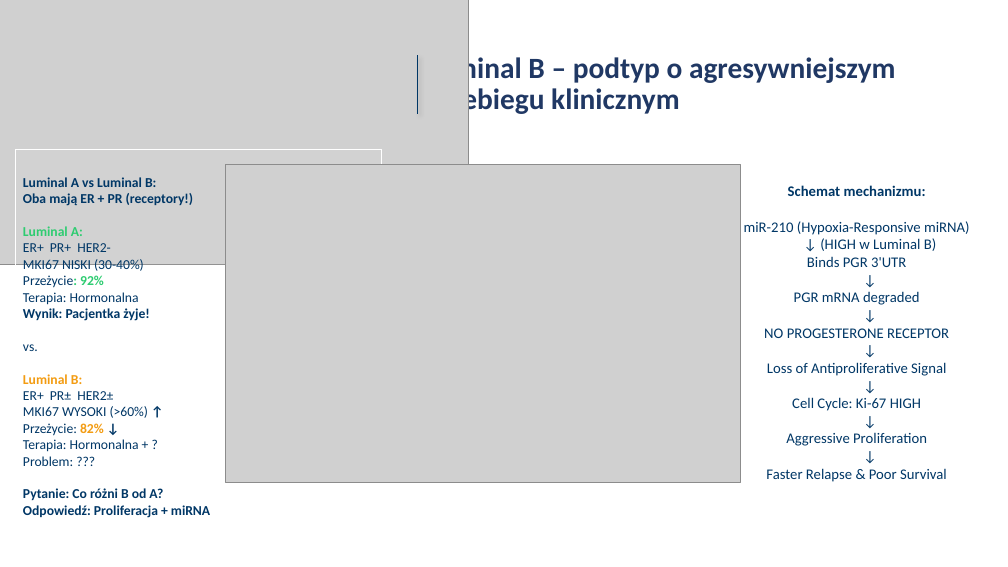
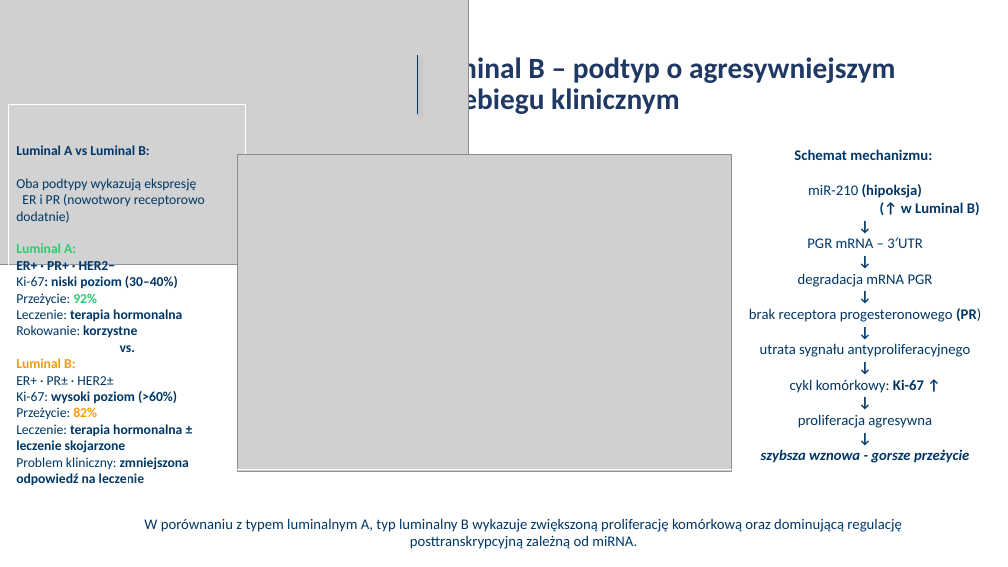
Before and after one commit to iZabela0001/Projekt_badawczy, a slide deck: slide 6 of pisanie_artykulu+prezentacja/Prezentacja.pptx. Drawn at 1008x567 pixels with LibreOffice and Linux fonts; fonts in the diff are those of the drawing; grey boxes stand for pictures. Boxes give left, top, right and bottom in pixels: in the first picture for what was removed or moved away, otherwise in the second. Text is boxed around its words. In the diff, an @@ line names an element or a change of style, - is before the commit and + after.

```diff
--- a/pisanie_artykulu+prezentacja/Prezentacja.pptx
+++ b/pisanie_artykulu+prezentacja/Prezentacja.pptx
@@ rectangle "Luminal A vs Luminal B:": place and size @@
-rectangle "Luminal A vs Luminal B:" at <box>16,150,382,526</box>
+rectangle "Luminal A vs Luminal B:" at <box>9,104,247,523</box>
@@ rectangle "Schemat mechanizmu:": place and size @@
-rectangle "Schemat mechanizmu:" at <box>706,163,1008,484</box>
+rectangle "Schemat mechanizmu:" at <box>731,144,1000,466</box>
@@ rectangle "Schemat mechanizmu:" at <box>731,144,1000,466</box>: bold on in "↓", "↓", "↓", "↓" and 2 more places @@
@@ text in rectangle at <box>16,178,205,223</box>: text changed; bold off @@
-Oba mają ER + PR (receptory!)
+Oba podtypy wykazują ekspresję ER i PR (nowotwory receptorowo dodatnie)
@@ picture: place and size @@
-picture at <box>226,165,740,482</box>
+picture at <box>237,154,731,472</box>
@@ text in rectangle at <box>808,184,980,215</box>: text changed; bold on @@
-miR-210 (Hypoxia-Responsive miRNA)
-↓ (HIGH w Luminal B)
-Binds PGR 3'UTR
+miR-210 (hipoksja)
+(↑ w Luminal B)
@@ text in rectangle at <box>807,237,923,248</box>: text changed @@
-PGR mRNA degraded
+PGR mRNA – 3′UTR
@@ text in rectangle at <box>16,261,178,288</box>: text changed; bold on @@
-ER+ PR+ HER2-
-MKI67 NISKI (30-40%)
+ER+ · PR+ · HER2−
+Ki-67: niski poziom (30–40%)
@@ text in rectangle at <box>16,293,135,352</box>: text colour #2ECC71 to #003766, bold off in "Przeżycie:"; bold on in "vs."; alignment left to centre @@
@@ text in rectangle at <box>798,273,933,287</box>: text changed @@
-NO PROGESTERONE RECEPTOR
+degradacja mRNA PGR
@@ text in rectangle at <box>16,309,182,337</box>: text changed @@
-Terapia: Hormonalna
-Wynik: Pacjentka żyje!
+Leczenie: terapia hormonalna
+Rokowanie: korzystne
@@ text in rectangle at <box>749,308,981,322</box>: text changed @@
-Loss of Antiproliferative Signal
+brak receptora progesteronowego (PR)
@@ text in rectangle at <box>760,343,971,357</box>: text changed @@
-Cell Cycle: Ki-67 HIGH
+utrata sygnału antyproliferacyjnego
@@ text in rectangle at <box>16,376,189,485</box>: text changed; bold on @@
-ER+ PR± HER2±
-MKI67 WYSOKI (>60%) ↑
-Przeżycie: 82% ↓
-Terapia: Hormonalna + ?
-Problem: ???
-Pytanie: Co różni B od A?
-Odpowiedź: Proliferacja + miRNA
+ER+ · PR± · HER2±
+Ki-67: wysoki poziom (>60%)
+Przeżycie: 82%
+Leczenie: terapia hormonalna ± leczenie skojarzone
+Problem kliniczny: zmniejszona odpowiedź na leczenie
@@ text in rectangle at <box>790,379,924,393</box>: text changed @@
-Aggressive Proliferation
+cykl komórkowy: Ki-67 ↑
@@ text in rectangle at <box>761,414,969,463</box>: text changed; bold on; italic on @@
-Faster Relapse & Poor Survival
+proliferacja agresywna
+↓
+szybsza wznowa - gorsze przeżycie
@@ rectangle added at <box>127,470,920,567</box>, fill #FFFFFF at 6% opacity, outline #FFFFFF 1 pt, 14 pt, text #003766 @@
+W porównaniu z typem luminalnym A, typ luminalny B wykazuje zwiększoną proliferację komórkową oraz dominującą regulację posttranskrypcyjną zależną od miRNA.
```
Also in this commit, not shown: 12 other slides changed.
